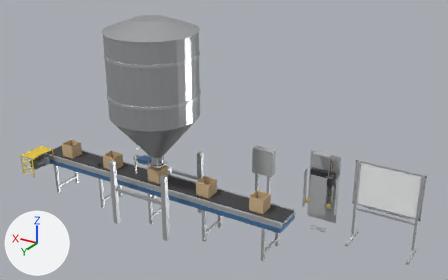
Two versions of the Blender file blender_source/silo_conveyor_cell.blend, one commit apart.
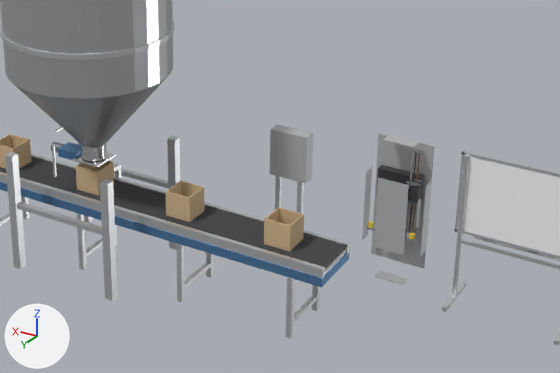
Old and new are each drawn whole from a camera (50 mm lens) standing at (-7.16, 9.25, 6.77) and looking at (-1.35, -0.42, 1.94) and again close up on the part from 24% to 91% of the width and 28% to 100% of the height. The lights are fixed; the arrows at lower left show +X, +Y and +Z. The first two pictures are the older version.

In view in the first close-up: 'Conv_Belt', 'Conv_Frame', 'Conv_SideRail_R', 'LEVEL_Arm', 'LEVEL_Mast', 'PLC_Cab_Back', 'PLC_Cab_Btm', 'PLC_Cab_Left', 'PLC_Cab_Right', 'PLC_Cab_Top', 'PLC_Door', 'Panel_Body', 'Silo_Band_0', 'Silo_Hopper', 'Silo_Leg_-11', 'Silo_Leg_11', 'Silo_Shell', 'WB_Panel' and 57 more.
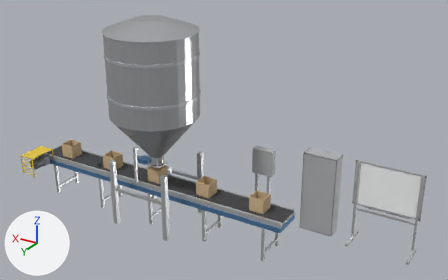
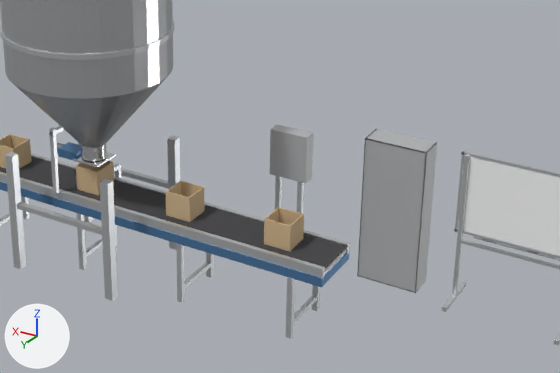
Boxes (x1, y1, x2, y2) around the edits, measured in the close-ups (560 x 373 px):
'PLC_Cab_Back', rescaled (94% wider, 99% taller): before (374, 178, 409, 255); after (358, 138, 427, 292)
'PLC_Cab_Left', rescaled (92% wider, 100% taller): before (420, 181, 431, 256); after (415, 142, 437, 293)
'PLC_Cab_Top', rescaled (95% wider, 92% taller): before (383, 135, 419, 147); after (365, 129, 436, 153)
'PLC_Cab_Right', rescaled: before (362, 167, 372, 240); after (357, 135, 370, 276)
'LEVEL_Mast', rescaled: before (52, 144, 57, 177); after (49, 128, 59, 194)
'PLC_Cab_Btm', rescaled: before (374, 271, 409, 285); after (361, 276, 419, 293)
'LEVEL_Arm', rescaled: before (55, 127, 63, 132); after (49, 126, 64, 136)
'PLC_Door', unchanged, covered by the edit: before (371, 133, 435, 268)

Edits to the bpy script that builds the scene:
```text
Change ob_level_mast:
    ob_level_mast.scale: (0.025, 0.025, 0.39) -> (0.05, 0.05, 0.78)
Change ob_level_arm:
    ob_level_arm.scale: (0.025, 0.165, 0.02) -> (0.05, 0.33, 0.04)
Change ob_plc_cab_back:
    ob_plc_cab_back.scale: (0.35, 0.006, 0.85) -> (0.7, 0.012, 1.7)
Change ob_plc_cab_left:
    ob_plc_cab_left.scale: (0.006, 0.15, 0.85) -> (0.012, 0.3, 1.7)
Change ob_plc_cab_right:
    ob_plc_cab_right.scale: (0.006, 0.15, 0.85) -> (0.012, 0.3, 1.7)
Change ob_plc_cab_top:
    ob_plc_cab_top.scale: (0.35, 0.15, 0.006) -> (0.7, 0.3, 0.012)
Change ob_plc_cab_btm:
    ob_plc_cab_btm.scale: (0.35, 0.15, 0.006) -> (0.7, 0.3, 0.012)
```
